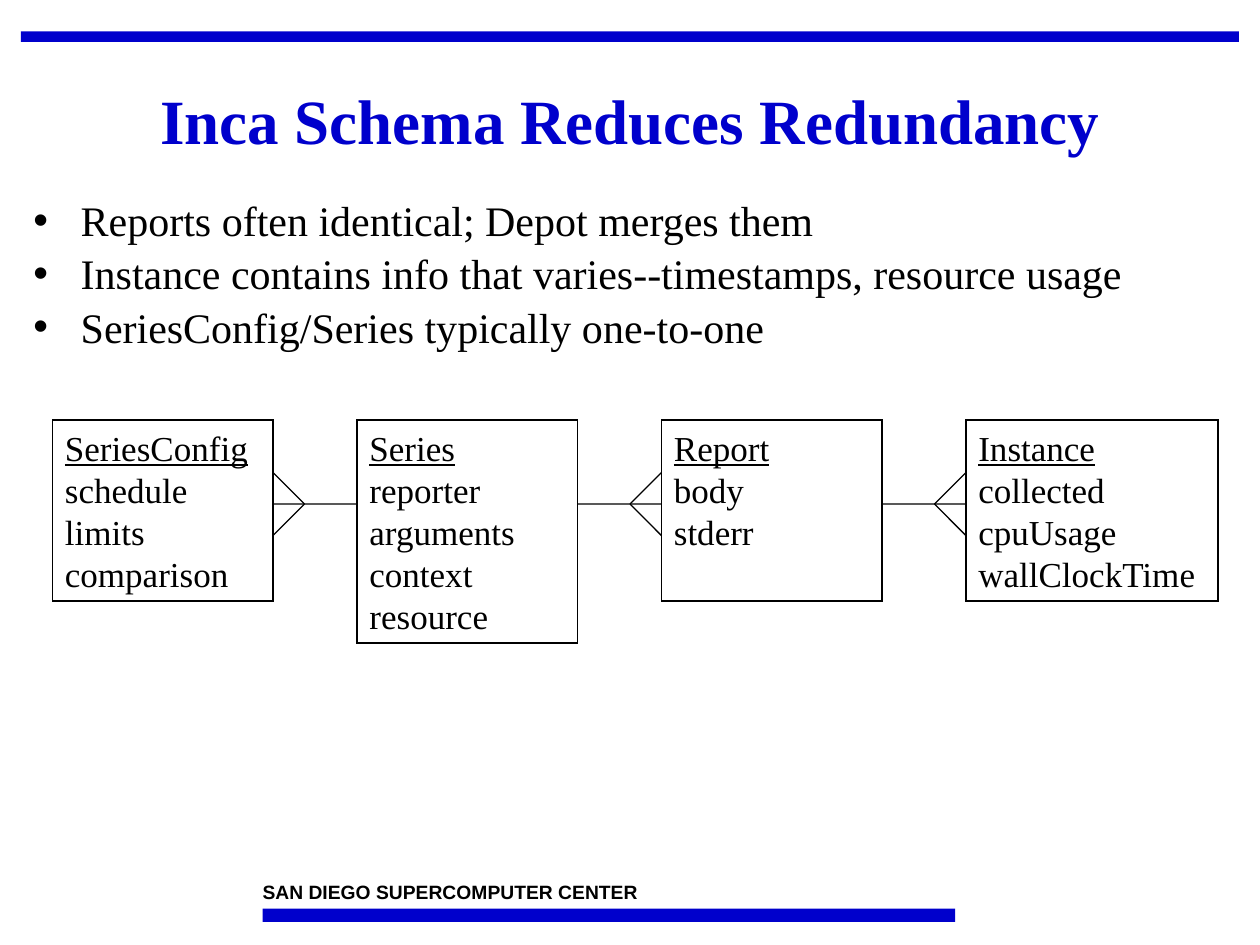
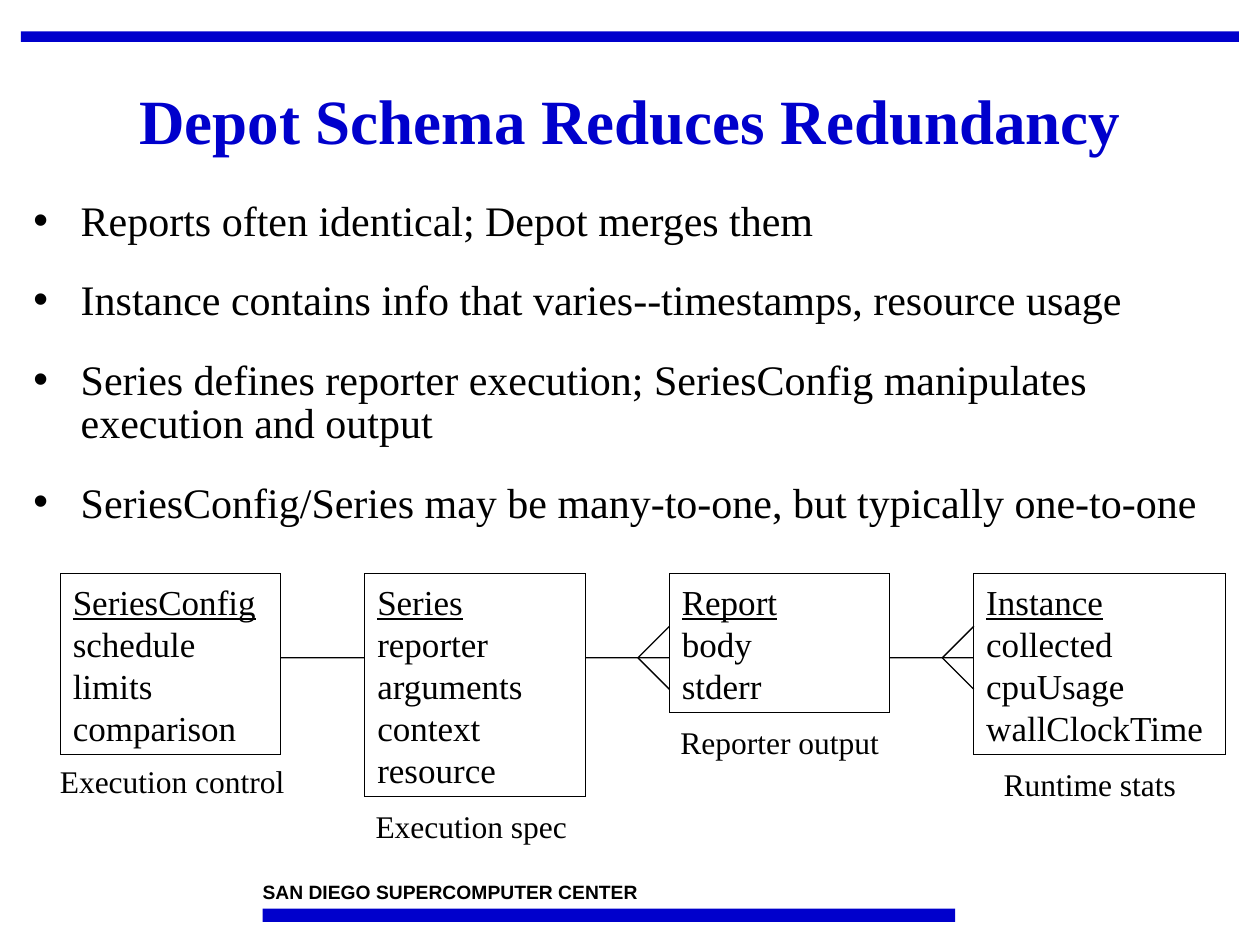
Before and after one commit to IncaProject/inca-xsede, a slide deck: slide 6 of talks/2008workshop/depot.ppt (slide 5 before the commit). Drawn at 1260x945 pixels with LibreOffice and Linux fonts; fonts in the diff are those of the drawing; background and template pictures are left out. Boxes give left, top, right and bottom in pixels: in the first picture for what was removed or moved away, otherwise in the second. Text is boxed around its words. In the diff, an @@ line names an element or a change of style, - is before the commit and + after.

Commit message:
Update.

```diff
--- a/talks/2008workshop/depot.ppt
+++ b/talks/2008workshop/depot.ppt
@@ title at [139, 100, 1120, 156]: text changed @@
-Inca Schema Reduces Redundancy
+Depot Schema Reduces Redundancy
@@ text at [81, 285, 1122, 324]: more space between paragraphs @@
@@ text at [81, 365, 1197, 527]: text changed @@
-• SeriesConfig/Series typically one-to-one
+• Series defines reporter execution; SeriesConfig manipulates execution and output
+• SeriesConfig/Series may be many-to-one, but typically one-to-one
@@ line removed from (305, 504) to (273, 472) @@
@@ line removed from (305, 504) to (273, 536) @@
@@ rectangle "SeriesConfig": place and size @@
-rectangle "SeriesConfig" at [53, 420, 273, 601]
+rectangle "SeriesConfig" at [60, 573, 281, 755]
@@ rectangle "Report": place and size @@
-rectangle "Report" at [662, 420, 882, 601]
+rectangle "Report" at [669, 573, 890, 712]
@@ line moved from (630, 504) - (662, 536) to (638, 658) - (669, 626) @@
@@ line moved from (935, 504) - (966, 536) to (942, 658) - (974, 626) @@
@@ 3 lines, 2 rectangles: place and size @@
-3 lines, 2 rectangles at [273, 420, 1218, 643]
+3 lines, 2 rectangles at [281, 573, 1226, 796]
@@ line moved from (630, 504) - (662, 472) to (638, 658) - (669, 689) @@
@@ line moved from (935, 504) - (966, 472) to (942, 658) - (974, 689) @@
@@ text added at [680, 733, 878, 760], 18 pt, text #000000 @@
+Reporter output
@@ text added at [60, 771, 284, 794], 18 pt, text #000000 @@
+Execution control
@@ text added at [1004, 775, 1176, 797], 18 pt, text #000000 @@
+Runtime stats
@@ text added at [376, 817, 567, 845], 18 pt, text #000000 @@
+Execution spec
```
Also in this commit, not shown: 6 other slides changed, 4 slides added, 1 slide removed.
